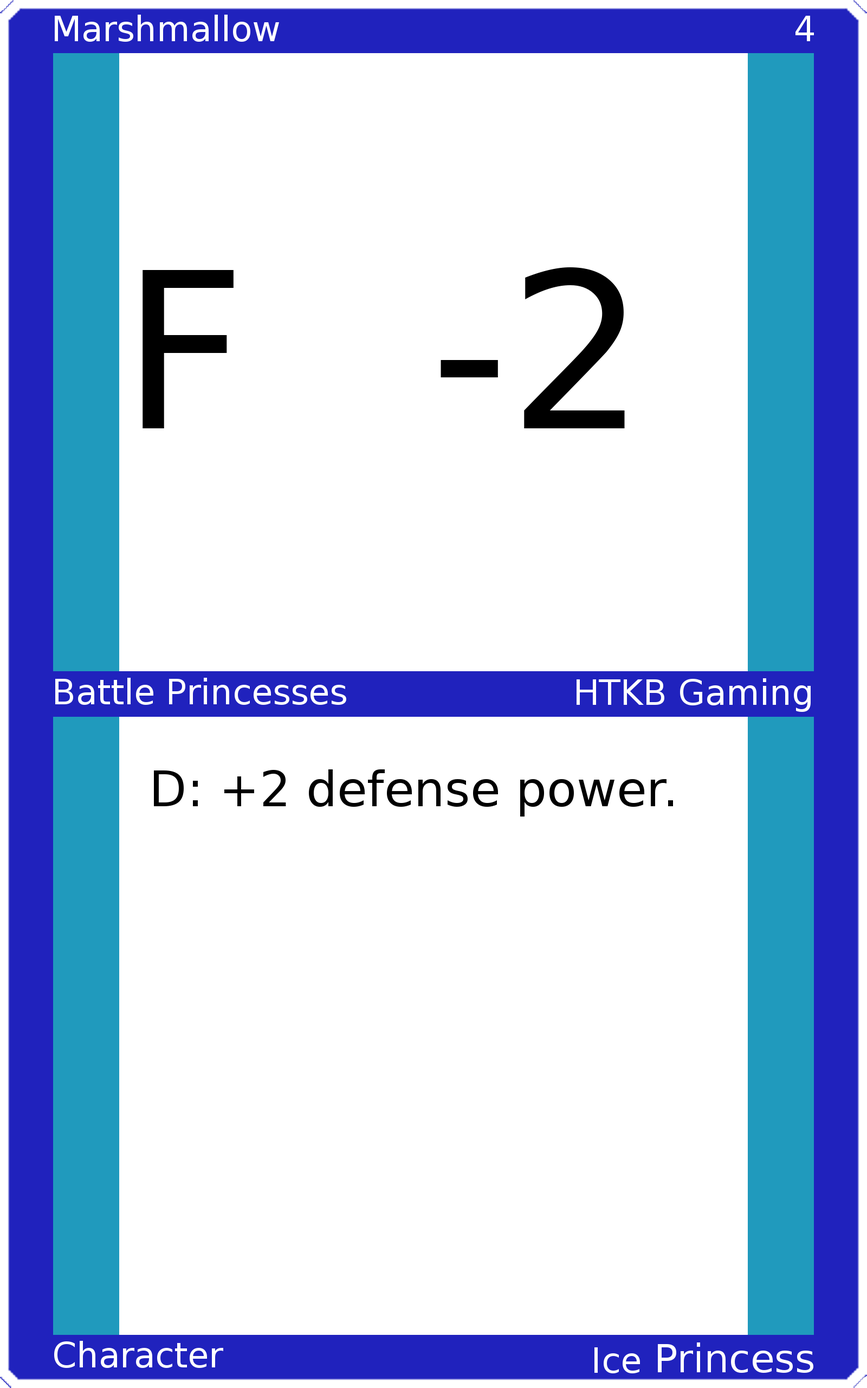
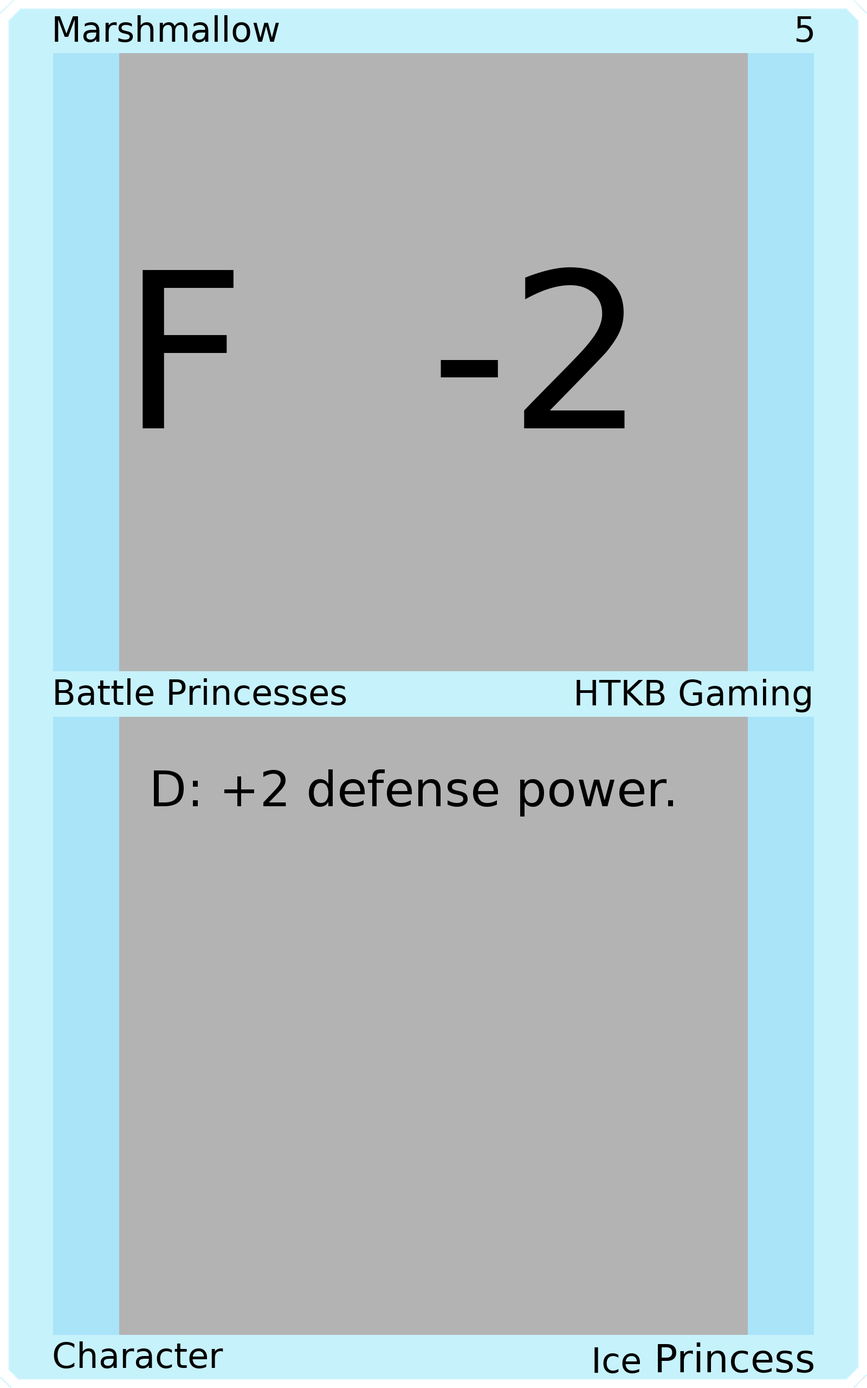
Revision of a layered w=867, h=1388 image; what changed, layer by layer:
painted on "Upper Left" over left=54, top=14, right=280, bottom=43
painted on "Upper Right" over left=795, top=15, right=815, bottom=43
painted on "Mid Left" over left=55, top=677, right=347, bottom=706
painted on "Mid Right" over left=576, top=678, right=811, bottom=713
painted on "Bottom Left" over left=53, top=1340, right=224, bottom=1369
painted on "Bottom Right" over left=594, top=1342, right=814, bottom=1373
painted on "Border" over left=0, top=0, right=867, bottom=1388
painted on "Top Background" over left=119, top=52, right=748, bottom=673
painted on "Bottom Background" over left=119, top=715, right=748, bottom=1336
painted on "Background" over left=35, top=35, right=832, bottom=1352
